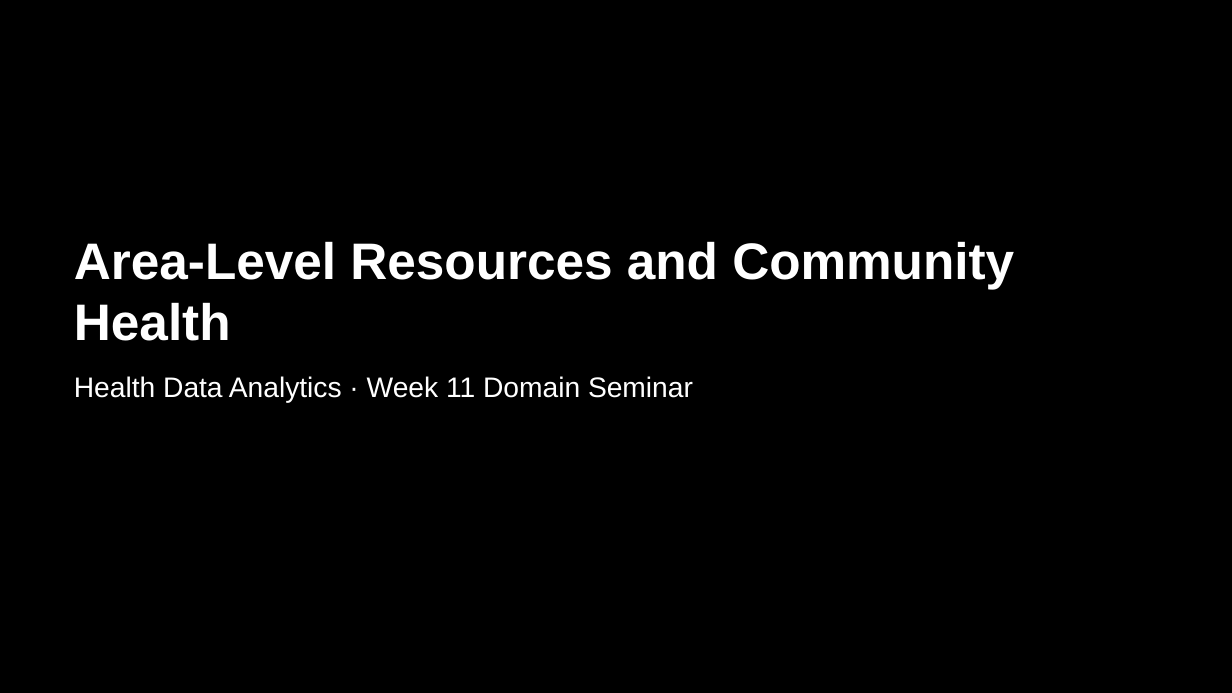
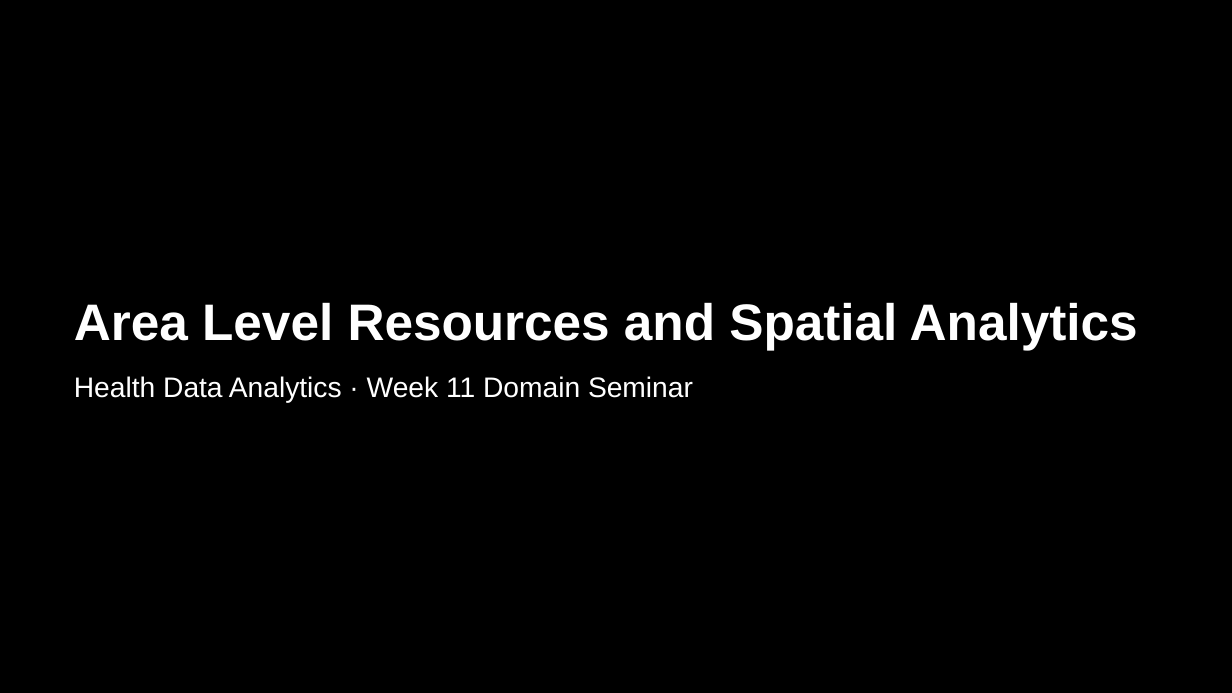
Before and after one commit to andrewcistola/Advanced-Data-Analytics-for-Health-Professionals, a slide deck: slide 1 of domain-seminars/week11_area_level_resources.pptx. Drawn at 1232x693 pixels with LibreOffice and Linux fonts; fonts in the diff are those of the drawing. Boxes give left, top, right and bottom in pixels: in the first picture for what was removed or moved away, otherwise in the second. Text is boxed around its words. In the diff, an @@ line names an element or a change of style, - is before the commit and + after.

```diff
--- a/domain-seminars/week11_area_level_resources.pptx
+++ b/domain-seminars/week11_area_level_resources.pptx
@@ title at [74,302,1138,350]: text changed @@
-Area-Level Resources and Community Health
+Area Level Resources and Spatial Analytics
```
Also in this commit, not shown: 21 other files.
